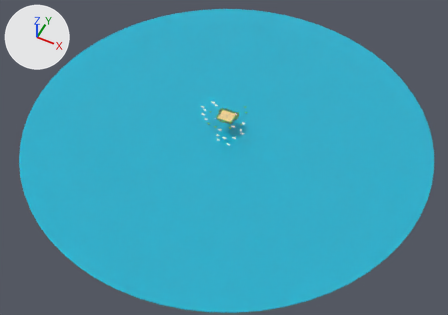
Before and after pictures for a commit that changed the Blender file environment-redesign/ocean_shore_v2/ocean_shore_v2.blend.
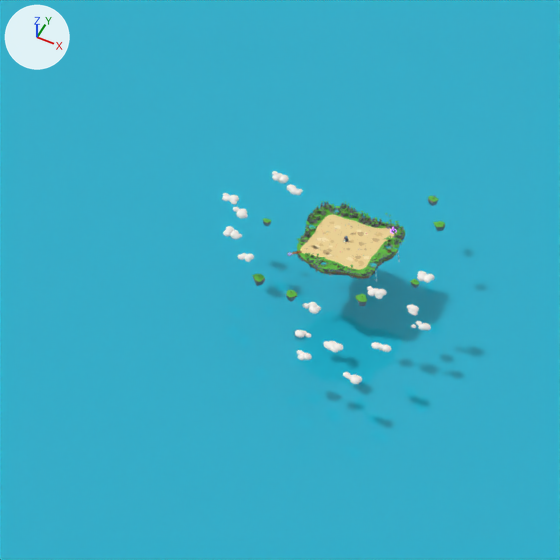
Each version appears first whole from a camera (50 mm lens) standing at (3810.0, -7735.0, 8441.0) and looking at (192.0, -499.0, -604.0), and next in a close-up on the part from 35% to 61% of the width and 21% to 58% of the height. Every picture has the same lights, and +X, +Y and +Z are marked at upper left. The older version's two pictures come first.

Script lines for the objects in view, before the commit:
```python
ob_island_top = bpy.data.objects.new('Island_Top', me_island_top)
ob_island_top.location = (0.0, 0.0, 0.0)
ob_scenery_rocks = bpy.data.objects.new('Scenery_Rocks', me_scenery_rocks)
ob_scenery_rocks.location = (0.0, 0.0, 0.0)
ob_sky_sea = bpy.data.objects.new('Sky_Sea', me_sky_sea)
ob_sky_sea.location = (0.0, 0.0, 0.0)
# also in view: 'Sand_Plateau' at (11.0, 14.0, 0.0)
```
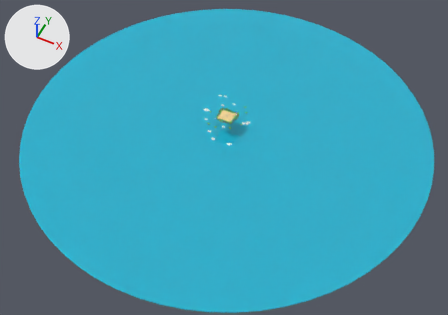
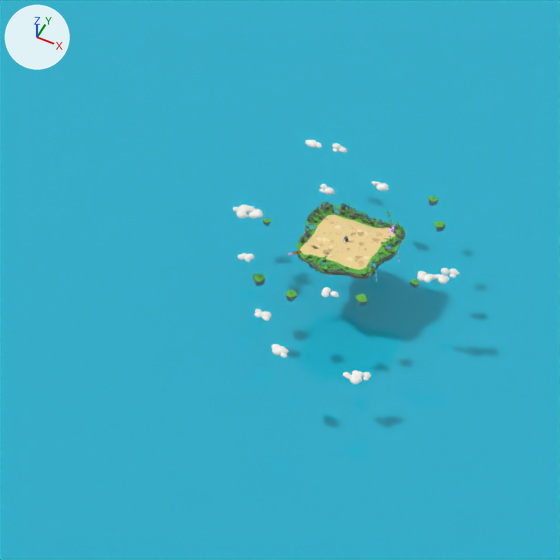
Pixel boxes (x1, y1, x2, y2) of what changed, in the close-ups (560 x 560 px; the box of a moved part takes in the faces that stretch with it):
part 1 of me_scenery_rocks, deleted
    before: (300, 204, 404, 275)
part 2 of me_scenery_rocks, reshaped
    before: (301, 201, 403, 275)
    after: (300, 201, 403, 276)
part 3 of me_sky_sea, moved or reshaped
    before: (410, 305, 419, 312)
    after: (438, 277, 447, 284)
part 4 of me_sky_sea, moved or reshaped
    before: (419, 324, 427, 330)
    after: (445, 275, 449, 282)
part 5 of me_sky_sea, moved or reshaped
    before: (371, 342, 380, 350)
    after: (353, 372, 359, 376)
part 6 of me_sky_sea, moved or reshaped
    before: (330, 346, 339, 353)
    after: (363, 372, 371, 378)
part 7 of me_sky_sea, moved or reshaped
    before: (297, 354, 305, 361)
    after: (352, 370, 359, 375)
part 8 of me_sky_sea, moved or reshaped
    before: (281, 175, 289, 181)
    after: (308, 141, 316, 148)
part 9 of me_sky_sea, moved or reshaped
    before: (412, 312, 418, 316)
    after: (449, 273, 456, 278)
part 10 of me_sky_sea, moved or reshaped (not visible before)
    after: (441, 268, 450, 275)
part 11 of me_sky_sea, moved or reshaped
    before: (295, 330, 305, 336)
    after: (278, 346, 285, 353)
part 12 of me_sky_sea, moved or reshaped
    before: (297, 331, 305, 338)
    after: (272, 349, 280, 355)
part 13 of me_sky_sea, deleted
    before: (222, 171, 445, 360)
part 14 of me_sky_sea, built on
    before: (356, 294, 367, 306)
    after: (238, 143, 445, 377)

The change, as a list of edits to the scene's bpy script:
```text
Change me_scenery_rocks:
    used by ob_scenery_rocks; location = (0.0, 0.0, 0.0)
    remove me_scenery_rocks.from_pydata(...)  # 14265 vertices, 13050 faces; spans x -199.0..206.0, y -185.0..185.0, z -2.0..36.0
    add me_scenery_rocks.from_pydata(...)  # 13657 vertices, 12478 faces; spans x -199.0..207.0, y -184.0..186.0, z -2.0..36.0
    me_scenery_rocks part 1: 631 loose pieces with 7882 vertices, spanning x -192.0..206.0, y -183.0..185.0, z 0.0..27.0, are deleted
    me_scenery_rocks part 2: 455 vertices moved within x -194.0..203.0, y -181.0..180.0, z 0.0..36.0; 3363 vertices removed from x -199.0..206.0, y -185.0..184.0, z 0.0..36.0; 10637 vertices added at x -198.0..207.0, y -184.0..186.0, z 0.0..36.0
    other edits to the shape of me_scenery_rocks do not show in these pictures
Change me_sky_sea:
    used by ob_sky_sea; location = (0.0, 0.0, 0.0)
    remove me_sky_sea.from_pydata(...)  # 13905 vertices, 14444 faces; spans x -4000.0..4000.0, y -4000.0..4000.0, z -330.0..73.0
    add me_sky_sea.from_pydata(...)  # 13505 vertices, 13996 faces; spans x -4000.0..4000.0, y -4000.0..4000.0, z -330.0..73.0
    me_sky_sea part 3: the loose piece of 100 vertices spanning x 361.0..401.0, y -160.0..-129.0, z -87.0..-63.0 is moved by (79.0, 91.0, 114.0)
    me_sky_sea part 4: the loose piece of 100 vertices spanning x 435.0..472.0, y -231.0..-202.0, z -90.0..-68.0 is moved by (8.0, 180.0, 113.0)
    me_sky_sea part 5: the loose piece of 100 vertices spanning x 322.0..363.0, y -431.0..-399.0, z -66.0..-42.0 is moved by (-13.0, -138.0, -43.0)
    me_sky_sea part 6: the loose piece of 100 vertices spanning x 163.0..199.0, y -471.0..-443.0, z -122.0..-101.0 is moved by (180.0, -77.0, 11.0)
    me_sky_sea part 7: the loose piece of 100 vertices spanning x 62.0..97.0, y -560.0..-532.0, z -131.0..-110.0 is moved by (243.0, -2.0, 24.0)
    me_sky_sea part 8: the loose piece of 100 vertices spanning x -416.0..-374.0, y 215.0..248.0, z -17.0..8.0 is moved by (35.0, 195.0, 44.0)
    me_sky_sea part 9: the loose piece of 100 vertices spanning x 374.0..402.0, y -169.0..-147.0, z -94.0..-77.0 is moved by (38.0, 281.0, -23.0)
    me_sky_sea part 10: the loose piece of 100 vertices spanning x 357.0..395.0, y -165.0..-135.0, z -97.0..-74.0 is moved by (16.0, 273.0, -13.0)
    me_sky_sea part 11: the loose piece of 100 vertices spanning x 62.0..105.0, y -581.0..-547.0, z 21.0..47.0 is moved by (-26.0, -107.0, -6.0)
    me_sky_sea part 12: the loose piece of 100 vertices spanning x 69.0..106.0, y -585.0..-556.0, z 26.0..48.0 is moved by (-43.0, -118.0, -8.0)
    me_sky_sea part 13: 67 loose pieces with 6148 vertices, spanning x -568.0..483.0, y -581.0..465.0, z -136.0..68.0, are deleted
    me_sky_sea part 14: 7 vertices removed from x 170.0..224.0, y -266.0..-224.0, z -34.0..-3.0; 5055 vertices added at x -515.0..372.0, y -699.0..568.0, z -144.0..61.0
    other edits to the shape of me_sky_sea do not show in these pictures
```
